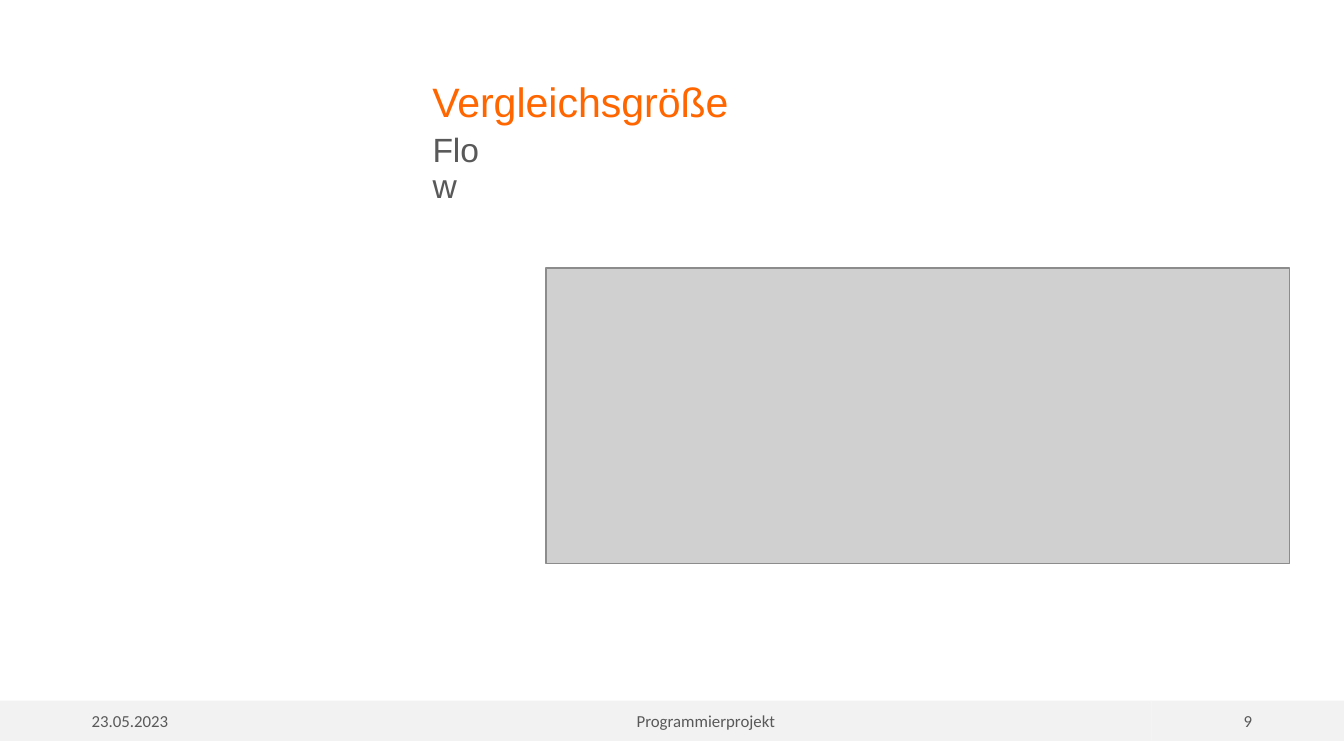
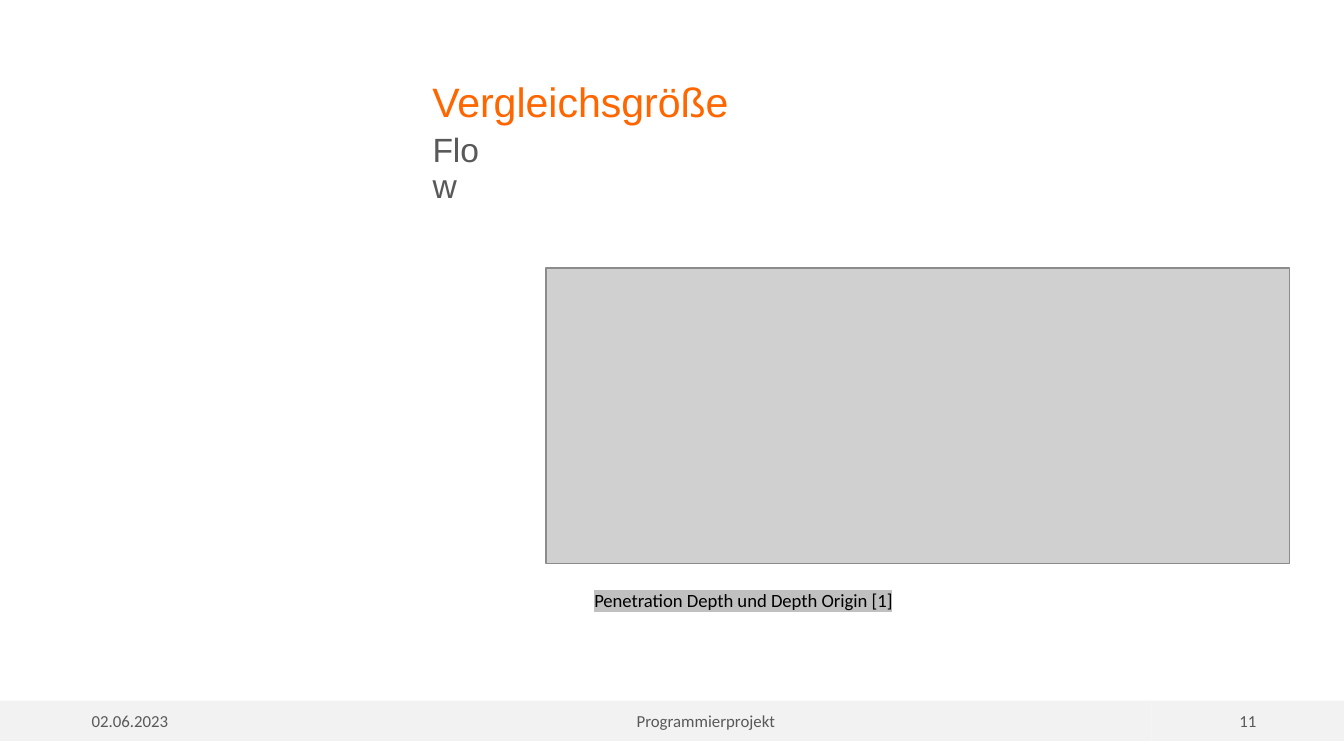
Before and after one commit to vmuelle/mcsim_for_tissue, a slide deck: slide 11 of MC_Tissue.pptx (slide 9 before the commit). Drawn at 1344x756 pixels with LibreOffice and Linux fonts; fonts in the diff are those of the drawing; grey boxes stand for pictures; background and template pictures are left out. Boxes give left, top, right and bottom in pixels: in the first picture for what was removed or moved away, otherwise in the second. Text is boxed around its words. In the diff, an @@ line names an element or a change of style, - is before the commit and + after.

```diff
--- a/MC_Tissue.pptx
+++ b/MC_Tissue.pptx
@@ text added at (594,591,893,612), 10 pt, text #000000 @@
+Penetration Depth und Depth Origin [1]
@@ text in rectangle at (92,715,169,727): text changed @@
-23.05.2023
+02.06.2023
@@ page number at (1239,716,1256,727): text changed @@
-9
+11
```
Also in this commit, not shown: 14 other slides changed, 3 slides added, 41 other files.
